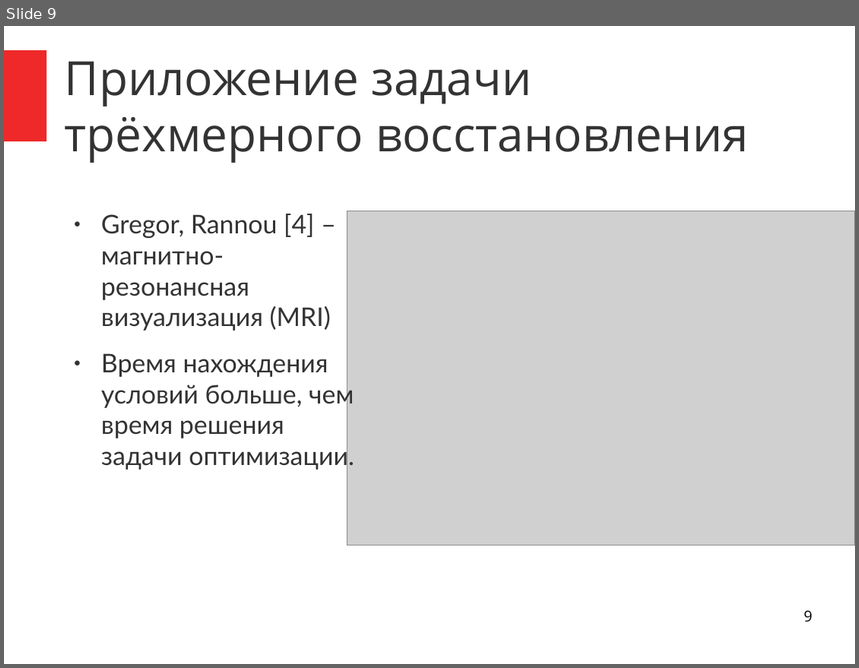
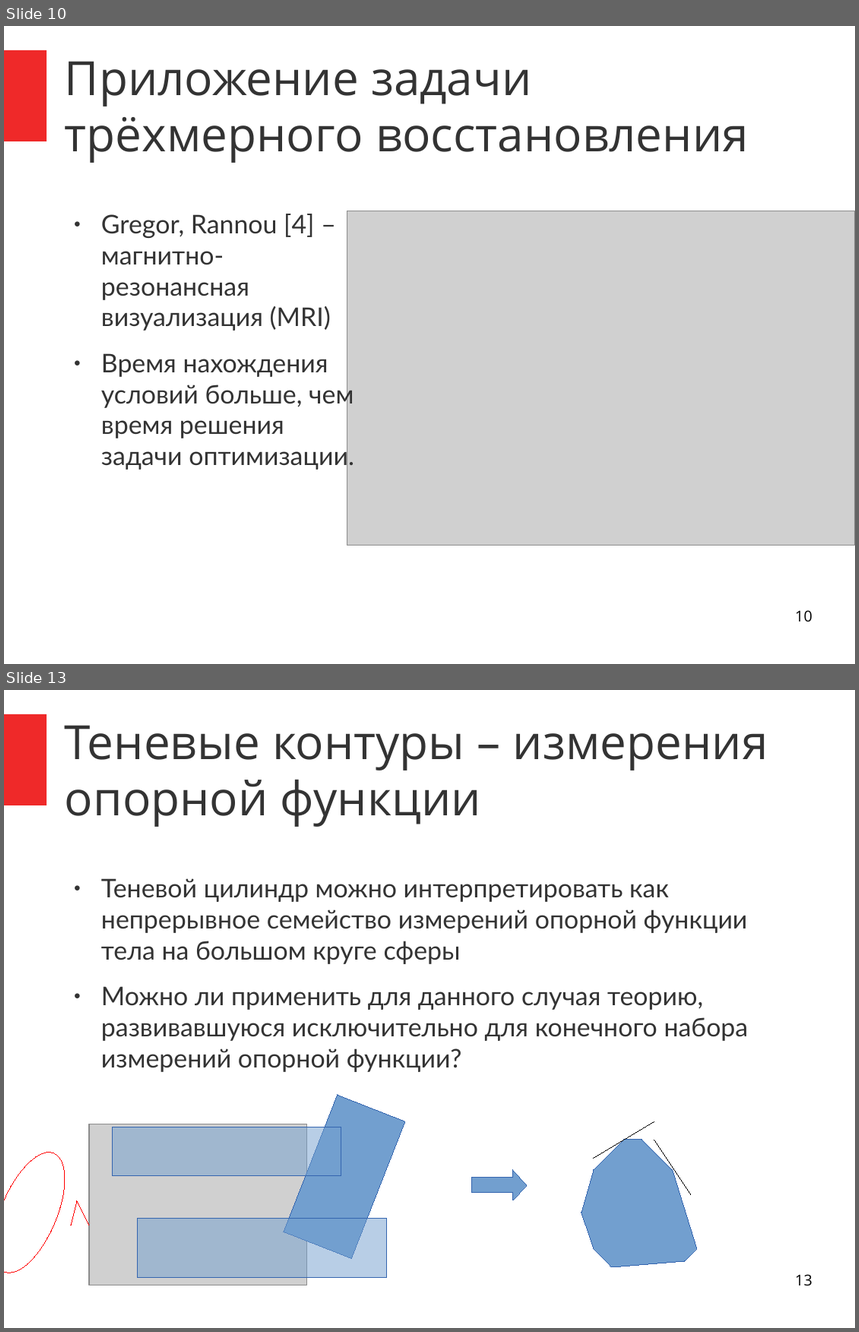
Before and after one commit to ilya-palachev/polyhedra-correction-library, a slide deck: Documentation/i.palachev/Thesis/Presentation-Feb2015/presentation-feb2015.odp. Shown one above the other, each under a label of ours: slide 9 before the commit, slides 10 and 13 after it; the slides between them are not shown. The pictures are 859x668 and 859x1332 pixels, drawn with LibreOffice and Linux fonts; fonts in the diff are those of the drawing; grey boxes stand for pictures. Boxes give left, top, right and bottom in pixels: in the first picture for what was removed or moved away, otherwise in the second. Text is boxed around its words. In the diff, an @@ line names an element or a change of style, - is before the commit and + after.

```diff
--- a/Documentation/i.palachev/Thesis/Presentation-Feb2015/presentation-feb2015.odp
+++ b/Documentation/i.palachev/Thesis/Presentation-Feb2015/presentation-feb2015.odp
@@ slide 13 added at (x1=4, y1=690, x2=855, y2=1328), background #FFFFFF; not listed: 1 template element that a slide beside it also shows @@
@@ title added at (x1=65, y1=725, x2=769, y2=827), 44 pt, text #333333 @@
+Теневые контуры – измерения опорной функции
@@ text added at (x1=101, y1=878, x2=749, y2=1072), 24 pt, text #333333 @@
+● Теневой цилиндр можно интерпретировать как непрерывное семейство измерений опорной функции тела на большом круге сферы
+● Можно ли применить для данного случая теорию, развивавшуюся исключительно для конечного набора измерений опорной функции?
@@ rectangle added at (x1=284, y1=1095, x2=405, y2=1259), fill #729FCF, outline #3465AF 0 pt @@
@@ line added from (594, 1158) to (655, 1122), #000000 0 pt @@
@@ ellipse added at (x1=4, y1=1143, x2=79, y2=1284), fill #FFFFFF, outline #FF0000 0 pt @@
@@ picture added at (x1=89, y1=1125, x2=306, y2=1287) @@
@@ rectangle added at (x1=112, y1=1128, x2=341, y2=1176), fill #729FCF at 50% opacity, outline #3465AF 0 pt @@
@@ freeform shape added at (x1=582, y1=1141, x2=698, y2=1268), fill #729FCF, outline #3465AF 0 pt @@
@@ line added from (655, 1141) to (692, 1195), #000000 0 pt @@
@@ right arrow added at (x1=472, y1=1170, x2=527, y2=1201), fill #729FCF, outline #3465AF 0 pt @@
@@ line added from (77, 1201) to (71, 1225), #FF0000 0 pt @@
@@ line added from (77, 1201) to (89, 1225), #FF0000 0 pt @@
@@ rectangle added at (x1=138, y1=1219, x2=387, y2=1277), fill #729FCF at 50% opacity, outline #3465AF 0 pt @@
@@ page number added at (x1=795, y1=1274, x2=813, y2=1287), 14 pt, text #000000 @@
+13
@@ what was slide 9 is now slide 10 @@
@@ page number at (x1=795, y1=610, x2=813, y2=623): text changed @@
-9
+10
```
Also in this commit, not shown: 8 slides changed, 9 other slides added, 1 slide removed.
